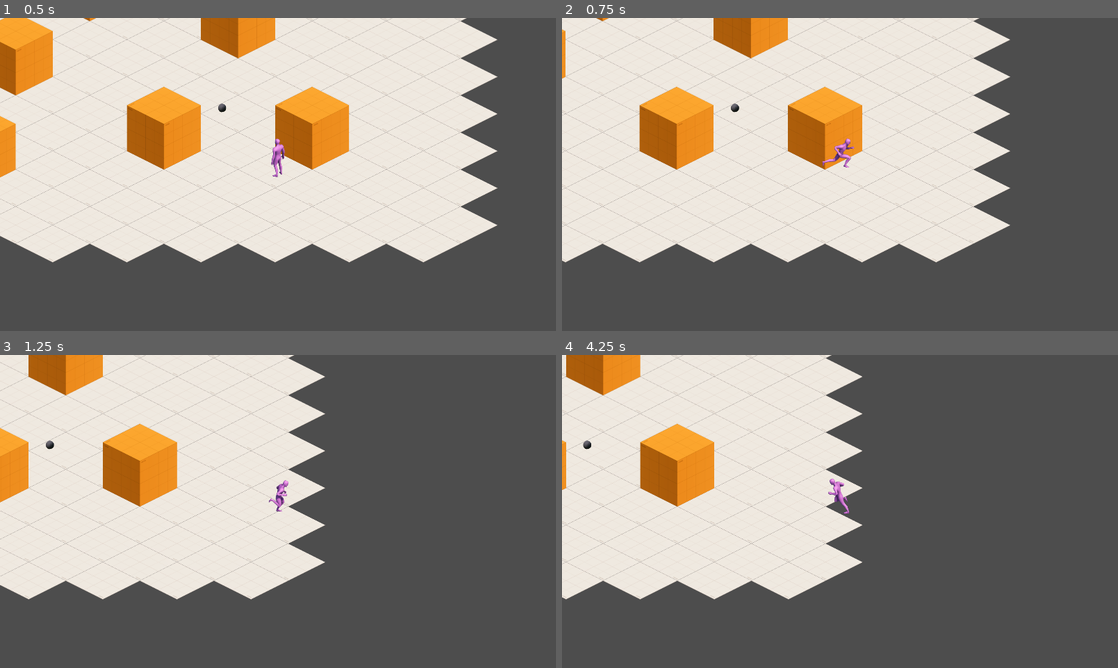
Above: before the commit, frames 1-4 (two rows, left to right).
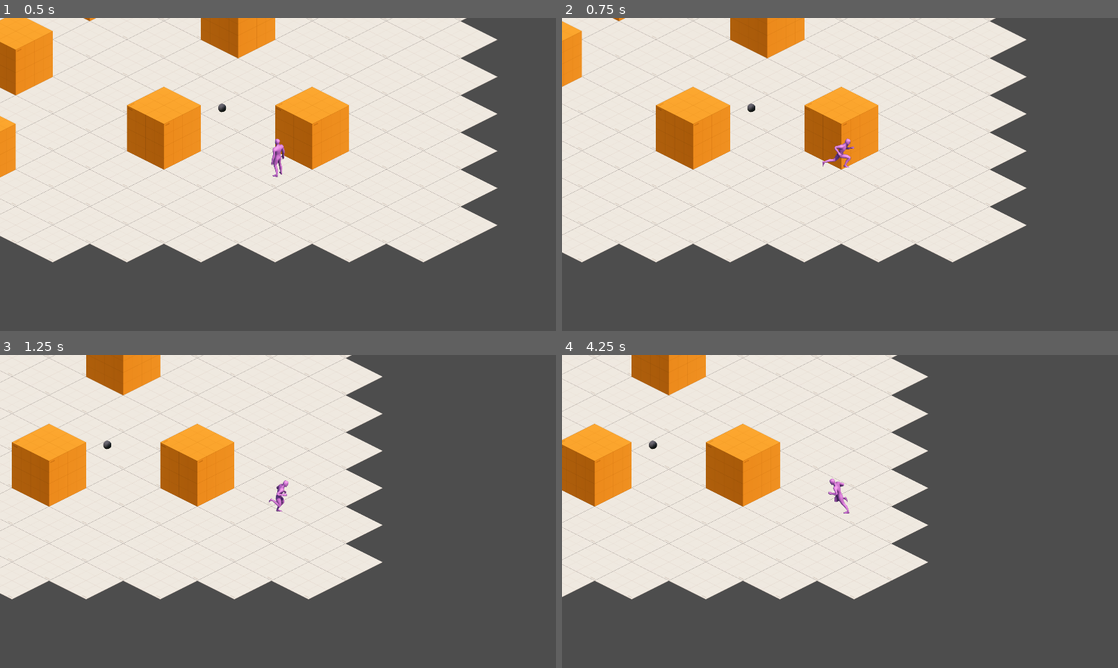
Above: after the commit, the same moments.

Repository: bradlycarpenter/Project-H-Phase-2
Game: Godot game, scene res://levels/test-levels/test-level-items/scene/test_level_items.tscn
The game is run twice, just before and just after one commit, with the same random seed, the same clock (stepped at 60 frames per second) and the same inputs. This scene is started directly instead of the project's main scene.
Inputs (mouse positions are in pixels of both pictures, inside the frame that each line leads up to):
- Up to frame 1 (0.5 s): no input
- Up to frame 2 (0.75 s): tap Enter at 0.5 s; move the mouse to (962, 158) at 0.52 s; hold D (p1_move_right) from 0.53 s (still down); click (962, 158) at 0.6 s
- Up to frame 3 (1.25 s): keep holding D (p1_move_right)
- Up to frame 4 (4.25 s): move the mouse to (728, 527) at 1.27 s; release D (p1_move_right) at 1.28 s; hold S (p1_move_down) 1.28-2.03 s; right-click (728, 527) at 1.35 s; move the mouse to (895, 442) at 2.02 s; hold D (p1_move_right) 2.03-2.78 s; tap E (p1_attack_special) at 2.1 s; move the mouse to (812, 574) at 2.77 s; hold W (p1_move_up) 2.78-3.53 s; tap Space (p1_dodge) at 2.85 s; click (812, 574) at 2.92 s; move the mouse to (1006, 558) at 3.52 s; hold A (p1_move_left) from 3.53 s (still down); click (1006, 558) at 3.6 s

Frame 1 is identical in both runs. In frame 2, 12% of the frame differs, in the area x 0-84%, y 0-79%; in frame 3, 21%; in frame 4, 21%, in the area x 0-66%, y 0-79%.

Commit message:
Update test_character.gd

Diff:
--- a/actors/test-actors/player/test-player/src/test_character.gd
+++ b/actors/test-actors/player/test-player/src/test_character.gd
@@ -14,7 +14,7 @@
 var base_damage: int = 50
 var crit_chance: float = 0.1
 var defense: float = 0.0
-var speed: float = 300.0
+var speed: float = 200.0
 var attack_speed: float = 1.0
 var cooldown_reduction: float = 0.0
 var lifesteal: float = 0.0
